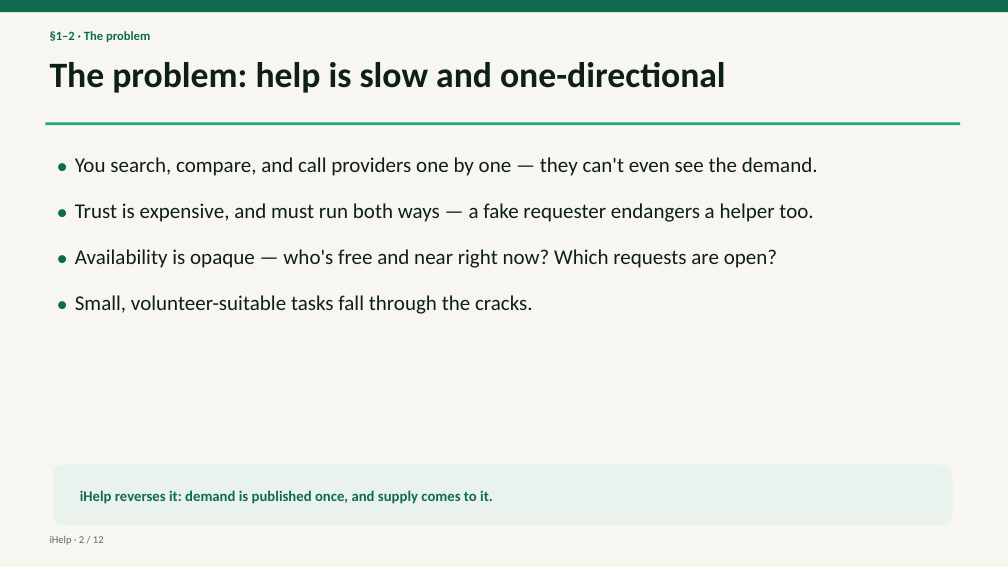
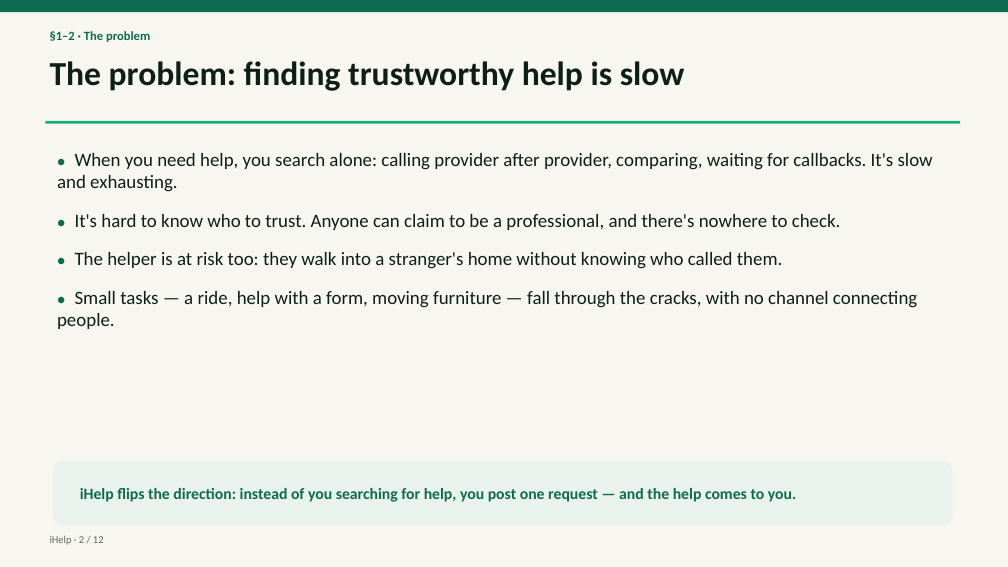
Before and after one commit to YuvGev00/ihelp, a slide deck: slide 2 of submission/en/iHelp-presentation.pptx. Drawn at 1008x567 pixels with LibreOffice and Linux fonts; fonts in the diff are those of the drawing. Boxes give left, top, right and bottom in pixels: in the first picture for what was removed or moved away, otherwise in the second. Text is boxed around its words. In the diff, an @@ line names an element or a change of style, - is before the commit and + after.

```diff
--- a/submission/en/iHelp-presentation.pptx
+++ b/submission/en/iHelp-presentation.pptx
@@ text at bbox=[50, 61, 685, 91]: text changed; size 34 to 32 pt @@
-The problem: help is slow and one-directional
+The problem: finding trustworthy help is slow
@@ text at bbox=[57, 153, 933, 329]: text changed; size 20 to 18 pt @@
-● You search, compare, and call providers one by one — they can't even see the demand.
-● Trust is expensive, and must run both ways — a fake requester endangers a helper too.
-● Availability is opaque — who's free and near right now? Which requests are open?
-● Small, volunteer-suitable tasks fall through the cracks.
+● When you need help, you search alone: calling provider after provider, comparing, waiting for callbacks. It's slow and exhausting.
+● It's hard to know who to trust. Anyone can claim to be a professional, and there's nowhere to check.
+● The helper is at risk too: they walk into a stranger's home without knowing who called them.
+● Small tasks — a ride, help with a form, moving furniture — fall through the cracks, with no channel connecting people.
@@ rounded rectangle: place and size @@
-rounded rectangle at bbox=[53, 465, 953, 526]
+rounded rectangle at bbox=[53, 461, 953, 526]
@@ text at bbox=[80, 488, 796, 502]: text changed; size 14 to 15 pt @@
-iHelp reverses it: demand is published once, and supply comes to it.
+iHelp flips the direction: instead of you searching for help, you post one request — and the help comes to you.
```
Also in this commit, not shown: 10 other slides changed, 1 slide added, 1 slide removed, 1 other file.
